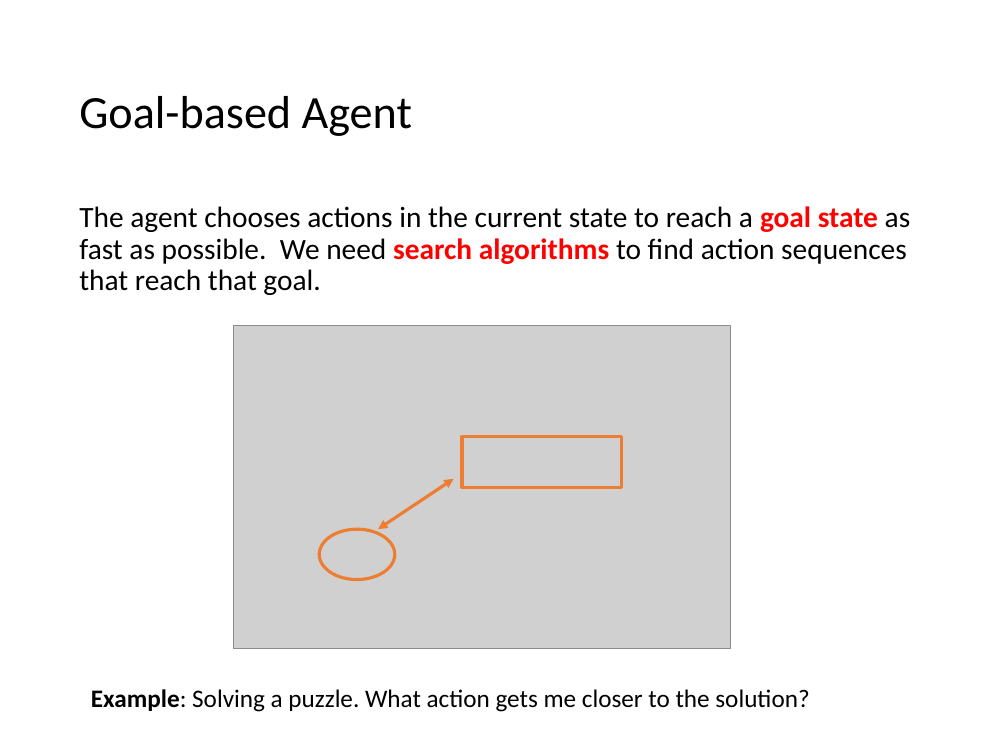
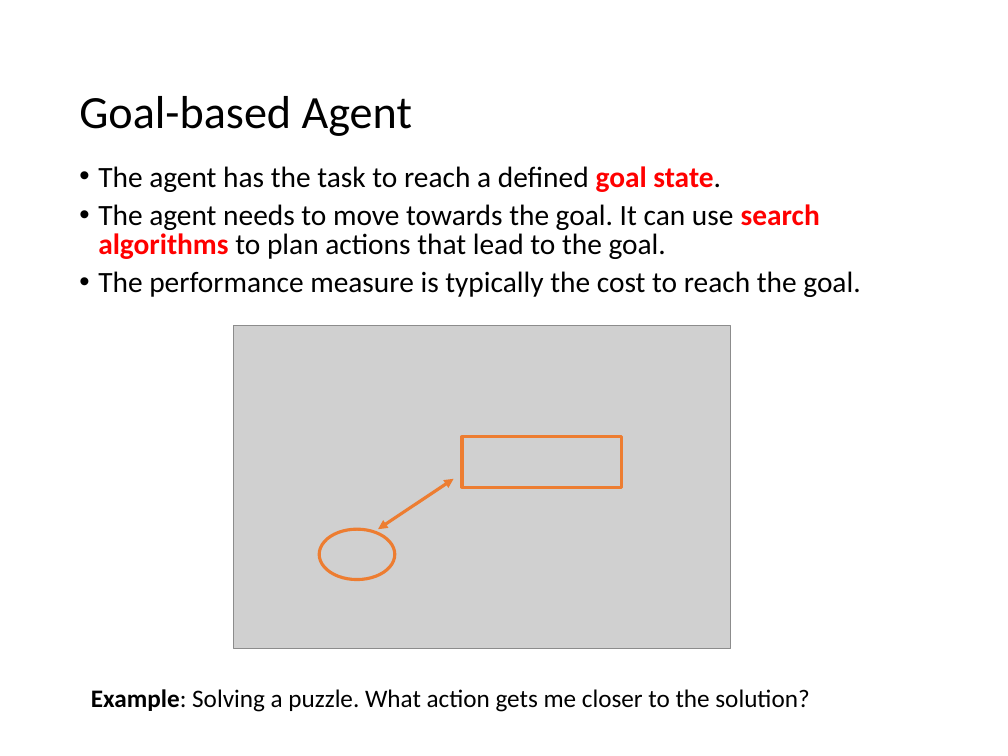
Before and after one commit to mhahsler/CS7320-AI, a slide deck: slide 26 of slides/02_agents.pptx. Drawn at 1008x756 pixels with LibreOffice and Linux fonts; fonts in the diff are those of the drawing; grey boxes stand for pictures. Boxes give left, top, right and bottom in pixels: in the first picture for what was removed or moved away, otherwise in the second. Text is boxed around its words. In the diff, an @@ line names an element or a change of style, - is before the commit and + after.

```diff
--- a/slides/02_agents.pptx
+++ b/slides/02_agents.pptx
@@ text at <box>98,166,860,297</box>: text changed @@
-The agent chooses actions in the current state to reach a goal state as fast as possible. We need search algorithms to find action sequences that reach that goal.
+• The agent has the task to reach a defined goal state.
+• The agent needs to move towards the goal. It can use search algorithms to plan actions that lead to the goal.
+• The performance measure is typically the cost to reach the goal.
```
Also in this commit, not shown: 4 other slides changed, 1 slide added, 1 other file.
